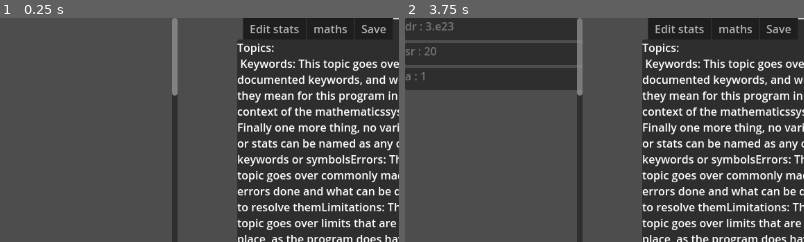
Above: before the commit, frames 1-2 (left to right).
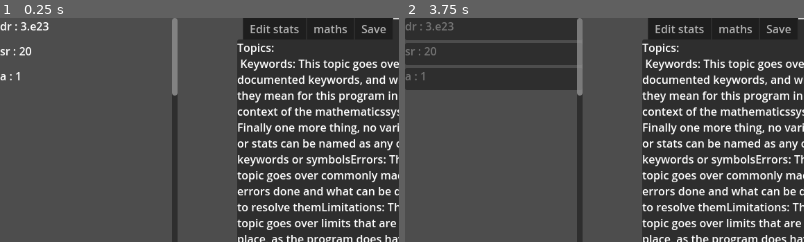
Above: after the commit, the same moments.

Repository: Random31234/huge-numbers-2.0
Game: Godot game, scene res://scenes/main.tscn
The game is run twice, just before and just after one commit, with the same random seed, the same clock (stepped at 60 frames per second) and the same inputs.
Inputs (mouse positions are % of the whole screen's width and height, from its top left):
- Up to frame 1 (0.25 s): no input
- Up to frame 2 (3.75 s): click (9, 90) at 0.52 s; type "Alex" at 0.6 s; click "Print stat" at 1.25 s; click "Enable input legacy mode" at 2 s; click "Enable Calculation legacy mode" at 2.75 s; click "Enable swapping of stat order" at 3.5 s
The pictures show only the part of the screen within x 0-50%, y 0-50%; the shares and areas given below are measured in that part.

The runs differ from the first frame. In frame 1, 0.4% of the frame differs, in the area x 0-13%, y 1-29%; in frame 2, nothing differs.

Commit message:
Clean up of scripts
Clean up

Diff:
--- a/scenes/Stats.gd
+++ b/scenes/Stats.gd
@@ -13,7 +13,8 @@
 
 # Called when the node enters the scene tree for the first time.
 func _ready() -> void:
-	pass # Replace with function body.
+
+	updateStats()
 
 
 
@@ -83,7 +84,9 @@
 
 
 func appendStat(b:Big,n:String):
-	pass
+	names.append(n)
+
+	values.append(b)
 
 
 func manipulateStat(index:int,funcIndex:int,b:Big):
--- a/scripts/Sheet.gd
+++ /dev/null
@@ -1,11 +0,0 @@
-extends Node
-
-
-# Called when the node enters the scene tree for the first time.
-func _ready() -> void:
-	pass # Replace with function body.
-
-
-# Called every frame. 'delta' is the elapsed time since the previous frame.
-func _process(delta: float) -> void:
-	pass
--- a/scripts/math.gd
+++ b/scripts/math.gd
@@ -11,6 +11,8 @@
 	calculation = calculations
 
 
+
+
 # Called every frame. 'delta' is the elapsed time since the previous frame.
 func _process(delta: float) -> void:
 	pass
--- a/scripts/maths.gd
+++ b/scripts/maths.gd
@@ -8,11 +8,12 @@
 func _ready() -> void:
 	#test function
 	#var vale =math.new()
-	#var b:Array[Big]
-	#b.append(Big.new(1,2))
-	#b.append(Big.new(1,3))
+	#var be:Array[Big]
+	#be.append(Big.new(1,2))
+	#be.append(Big.new(1,3))
 	#vale.varVal = b
 	#maths.append(vale)
+
 	pass
 
 
